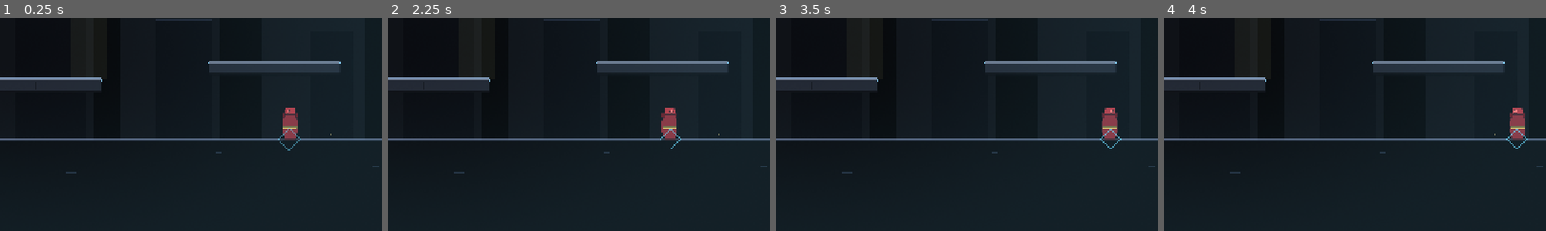
Above: before the commit, frames 1-4 (left to right).
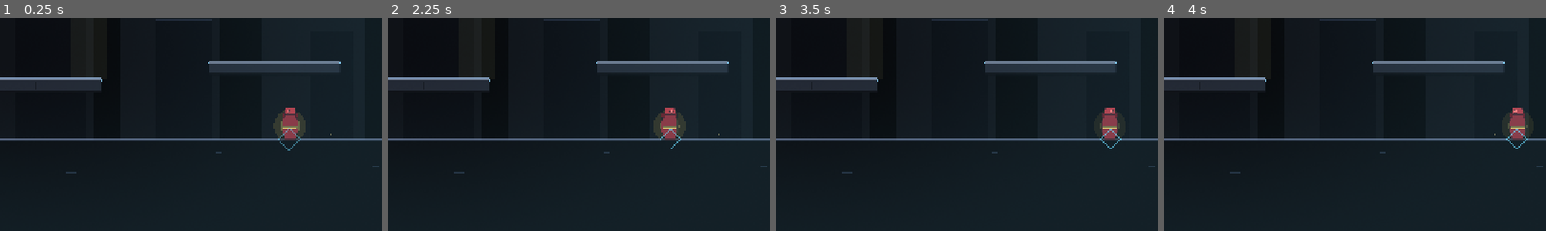
Above: after the commit, the same moments.

Repository: soomin007/EyesOnYou-Full
Game: Godot game, scene res://scenes/stage.tscn
Two runs of this game, one before a commit and one after it. Both use one fixed random seed, a clock stepped at 60 frames per second and the inputs below. This scene is started directly instead of the project's main scene.
Inputs (mouse positions are % of the whole screen's width and height, from its top left):
- Up to frame 1 (0.25 s): no input
- Up to frame 2 (2.25 s): tap Enter (ui_accept) at 0.5 s; move the mouse to (72, 45) at 0.52 s; hold D (move_right) 0.53-1.25 s; hold J (attack) 0.53-1.25 s; click (72, 45) at 0.67 s; tap W (jump) at 0.77 s; drag from (30, 55) to (45, 71) at 1.27 s; move the mouse to (60, 28) at 2.02 s; hold A (move_left) from 2.03 s (still down); tap Space at 2.1 s
- Up to frame 3 (3.5 s): release A (move_left) at 2.75 s; drag from (45, 71) to (20, 35) at 2.77 s
- Up to frame 4 (4 s): move the mouse to (80, 66) at 3.52 s; hold D (move_right) from 3.53 s (still down); tap E at 3.6 s; tap W (jump) at 3.77 s
The pictures show only the part of the screen within x 50-100%, y 44-94%; the shares and areas given below are measured in that part.

The runs differ from the first frame. In frame 1, 0.4% of the frame differs, in the area x 71-80%, y 43-57%; in frame 2, 0.4%, in the area x 69-78%, y 43-57%; in frame 3, less than 0.1%; in frame 4, less than 0.1%.

Commit message:
feat(easteregg): 황금 희귀 적(shiny) — 낮은 확률 스폰 + 보너스 XP
- Enemy.gd: shiny 플래그 + 독립 황금 오라 자식(_ShinyAura). visual/self modulate는
  텔레그래프·피격 플래시로 흰색 리셋되므로 modulate 무관한 별도 발광으로 표현.
- Stage.gd: _spawn_enemy가 SHINY_CHANCE(1.5%)로 shiny 스폰(연습장 제외). 처치 시
  _reward_shiny_kill — 황금 보너스 오브(value 5) + "황금 개체" 라벨 + 발견음 + 누적 카운터.
- GameState.gd: shiny_kills 영속(숨은 스탯).
- 창모드 검증: shiny만 오라, 처치 시 카운터+1/황금오브 value 5 확인.

Co-Authored-By: Claude Opus 4.8 (1M context) <noreply@anthropic.com>
Claude-Session: https://claude.ai/code/session_01C3qCmjjdwVFPEtRfReTAKa

Diff:
--- a/scripts/Enemy.gd
+++ b/scripts/Enemy.gd
@@ -139,6 +139,21 @@
 
 var encountered: bool = false
 var visual: Node2D
+# 이스터에그 — 황금 희귀 개체(shiny). Stage._spawn_enemy가 낮은 확률로 켠다. 처치 시 보너스 XP.
+# 색은 visual/self modulate가 텔레그래프·피격 플래시로 흰색 리셋되므로, 독립된 오라 자식으로 표현.
+var shiny: bool = false
+
+# 황금 오라 — modulate와 무관한 별도 발광(피격/텔레그래프 색 변화에 안 덮임).
+class _ShinyAura extends Node2D:
+	var t: float = 0.0
+	func _process(delta: float) -> void:
+		t += delta
+		queue_redraw()
+	func _draw() -> void:
+		var pulse: float = 0.5 + 0.5 * sin(t * 3.0)
+		var a: float = lerp(0.14, 0.30, pulse)
+		draw_circle(Vector2.ZERO, 27.0, Color(1.0, 0.82, 0.30, a * 0.5))
+		draw_circle(Vector2.ZERO, 16.0, Color(1.0, 0.90, 0.48, a))
 
 func _ready() -> void:
 	add_to_group("enemy")
@@ -171,6 +186,11 @@
 				visual.scale = Vector2(1.4, 1.4)
 	fire_timer = _sniper_interval()
 	drone_bomb_cd = 1.2  # 스폰 직후 즉시 폭격 방지
+	if shiny:
+		var aura := _ShinyAura.new()
+		aura.position = Vector2(0.0, -22.0)  # 몸통 중앙 근처(지면형 발 기준 위)
+		aura.z_index = -1                    # 캐릭터 아트 뒤
+		add_child(aura)
 	# 지면형 적은 spawn pos가 발판 살짝 위/아래여도 발판 top에 정확히 붙도록 snap.
 	# (drone은 공중 상시라 snap 안 함. 첫 frame 뒤로 미루기 위해 call_deferred)
 	if enemy_type != EnemyType.DRONE:
--- a/scripts/GameState.gd
+++ b/scripts/GameState.gd
@@ -150,6 +150,8 @@
 var endings_seen: Array = []
 # 엔딩까지 도달한 완주 횟수 — settings.cfg에 영속.
 var playthrough_count: int = 0
+# 이스터에그 — 황금 희귀 개체 누적 처치 수(숨은 스탯). settings.cfg에 영속.
+var shiny_kills: int = 0
 
 func _input(event: InputEvent) -> void:
 	# 입력 모드 자동 감지. autoload Node여서 모든 InputEvent를 받는다.
@@ -709,6 +711,7 @@
 	for ev in cf.get_value("flags", "endings_seen", []):
 		endings_seen.append(str(ev))
 	playthrough_count = int(cf.get_value("flags", "playthrough_count", 0))
+	shiny_kills = int(cf.get_value("flags", "shiny_kills", 0))
 	screen_brightness = clampf(float(cf.get_value("access", "brightness", 1.0)), 0.5, 1.5)
 	sfx_captions = bool(cf.get_value("access", "sfx_captions", false))
 	fullscreen = bool(cf.get_value("display", "fullscreen", false))
@@ -756,6 +759,7 @@
 	cf.set_value("flags", "visited_arcturus", visited_arcturus)
 	cf.set_value("flags", "endings_seen", endings_seen)
 	cf.set_value("flags", "playthrough_count", playthrough_count)
+	cf.set_value("flags", "shiny_kills", shiny_kills)
 	cf.set_value("access", "brightness", screen_brightness)
 	cf.set_value("access", "sfx_captions", sfx_captions)
 	cf.set_value("display", "fullscreen", fullscreen)
--- a/scripts/Stage.gd
+++ b/scripts/Stage.gd
@@ -3510,6 +3510,10 @@
 	else:
 		_show_veil_subtitle("처리됐어요, 요원.\n회수 대상이 바로 여기 있어요.\n끝까지 같이 가요. 제가 보는 한.", 3.4)
 
+# 이스터에그 — 황금 희귀 개체(shiny). 적 스폰당 확률·보너스 오브 가치.
+const SHINY_CHANCE: float = 0.015
+const SHINY_ORB_VALUE: int = 5
+
 func _spawn_enemy(kind: int, pos: Vector2, wave_idx: int = -1) -> void:
 	var e := CharacterBody2D.new()
 	e.set_script(load("res://scripts/Enemy.gd"))
@@ -3534,6 +3538,10 @@
 		col.position = Vector2(0, -20.0)
 	col.shape = shape
 	e.add_child(col)
+	# 이스터에그 — 낮은 확률로 황금 희귀 개체(shiny). add_child(→_ready) 전에 켜야 오라가 생성됨.
+	# 연습장(playground)에선 테스트 노이즈 방지로 제외.
+	var shiny: bool = (not GameState.playground_active) and randf() < SHINY_CHANCE
+	e.set("shiny", shiny)
 	add_child(e)
 	e.global_position = pos
 	# 측면 단독 둥지 저격수(회피 전용) 태깅 — VEIL이 "정면으론 못 잡는다"를 짚어주는 대상.
@@ -3542,10 +3550,12 @@
 		e.set_meta("avoid_only", true)
 	if wave_idx >= 0:
 		e.set_meta("wave_idx", wave_idx)
-	e.killed.connect(_on_enemy_killed.bind(wave_idx))
-
-func _on_enemy_killed(at_position: Vector2, wave_idx: int = -1) -> void:
+	e.killed.connect(_on_enemy_killed.bind(wave_idx, shiny))
+
+func _on_enemy_killed(at_position: Vector2, wave_idx: int = -1, shiny: bool = false) -> void:
 	_spawn_orb(at_position + Vector2(0, -20.0))
+	if shiny:
+		_reward_shiny_kill(at_position + Vector2(0, -20.0))
 	# 웨이브 모드: 처치된 적의 웨이브 카운트 감소 + 다음 웨이브 트리거 검사
 	if wave_idx >= 0 and wave_idx < _wave_alive_count.size():
 		_wave_alive_count[wave_idx] -= 1
@@ -3567,6 +3577,50 @@
 		if not bool(spawned):
 			return false
 	return true
+
+# 황금 희귀 개체 처치 보상 — 황금 보너스 오브 + 떠오르는 라벨 + 누적 카운터(영속).
+func _reward_shiny_kill(pos: Vector2) -> void:
+	_spawn_shiny_orb(pos)
+	_show_shiny_toast(pos)
+	GameState.shiny_kills += 1
+	GameState.save_settings()
+	SfxPlayer.play_at("bestiary_first_seen", pos)
+
+func _spawn_shiny_orb(pos: Vector2) -> void:
+	var orb := Node2D.new()
+	orb.set_script(load("res://scripts/ExpOrb.gd"))
+	var halo := ColorRect.new()
+	halo.color = Color(1.0, 0.85, 0.35, 0.20)
+	halo.position = Vector2(-15.0, -15.0)
+	halo.size = Vector2(30.0, 30.0)
+	halo.z_index = -1
+	orb.add_child(halo)
+	var sprite := ColorRect.new()
+	sprite.name = "Sprite"
+	sprite.color = Color(1.0, 0.82, 0.26)
+	sprite.size = Vector2(16.0, 16.0)
+	sprite.position = Vector2(-8.0, -8.0)
+	sprite.pivot_offset = Vector2(8.0, 8.0)
+	sprite.rotation = deg_to_rad(45.0)
+	orb.add_child(sprite)
+	add_child(orb)
+	orb.global_position = pos
+	orb.set("value", SHINY_ORB_VALUE)   # 일반 1 → 황금 5 (흡인/충돌은 일반 오브와 동일)
+
+func _show_shiny_toast(pos: Vector2) -> void:
+	var lbl := Label.new()
+	lbl.text = "황금 개체"
+	lbl.add_theme_font_size_override("font_size", 15)
+	lbl.add_theme_color_override("font_color", Color(1.0, 0.85, 0.35))
+	lbl.add_theme_color_override("font_outline_color", Color(0.0, 0.0, 0.0, 0.9))
+	lbl.add_theme_constant_override("outline_size", 3)
+	lbl.z_index = 40
+	add_child(lbl)
+	lbl.global_position = pos + Vector2(-24.0, -40.0)
+	var tw := lbl.create_tween()
+	tw.tween_property(lbl, "global_position:y", lbl.global_position.y - 26.0, 0.9)
+	tw.parallel().tween_property(lbl, "modulate:a", 0.0, 0.9)
+	tw.tween_callback(lbl.queue_free)
 
 func _spawn_orb(pos: Vector2, static_placement: bool = false, attract_range: float = -1.0, is_gate: bool = false) -> void:
 	# static_placement=true면 bounce 스킵 — 분기 보상으로 미리 배치된 orb는 그 자리에 그대로 둠.
